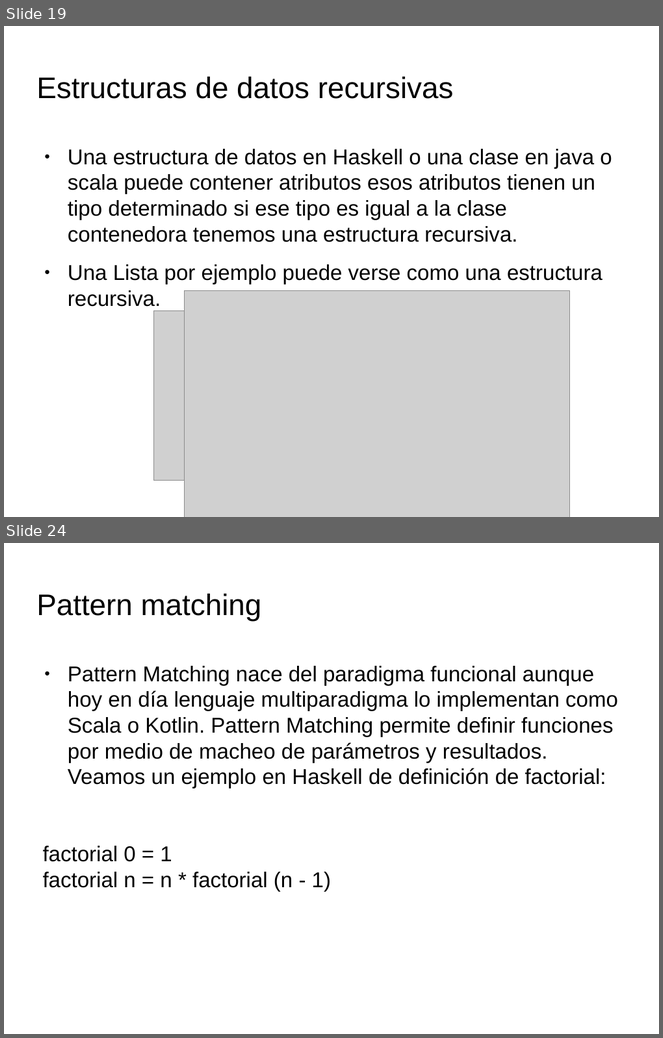
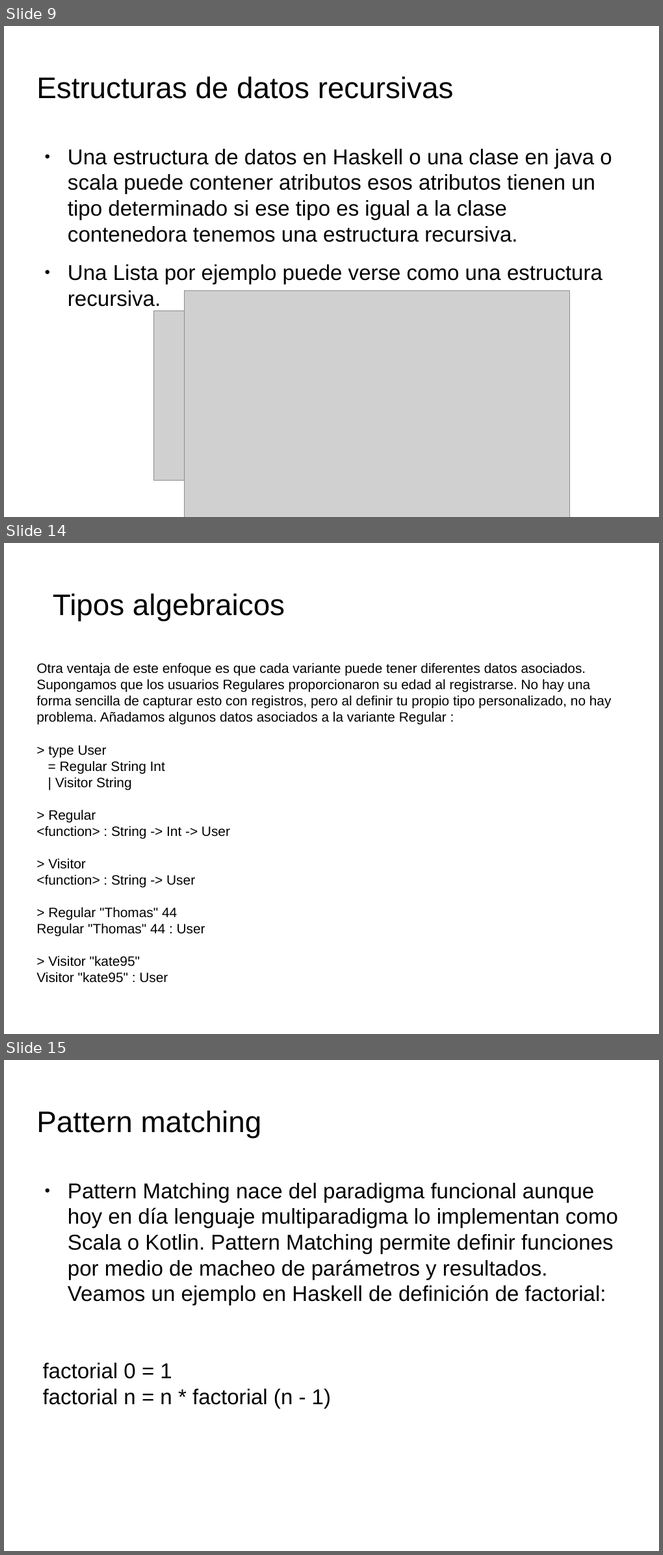
Before and after one commit to totis023/paradigmaUAP2025, a slide deck: funcional/clase3.pptx. Shown one above the other, each under a label of ours: slides 19 and 24 before the commit, slides 9, 14 and 15 after it; the slides between them are not shown. The pictures are 663x1038 and 663x1555 pixels, drawn with LibreOffice and Linux fonts; fonts in the diff are those of the drawing; grey boxes stand for pictures; background and template pictures are left out. Boxes give left, top, right and bottom in pixels: in the first picture for what was removed or moved away, otherwise in the second. Text is boxed around its words. In the diff, an @@ line names an element or a change of style, - is before the commit and + after.

```diff
--- a/funcional/clase3.pptx
+++ b/funcional/clase3.pptx
@@ slide 14 added at <box>4,543,659,1034</box>, background picture (left out) @@
@@ text added at <box>53,593,285,621</box>, 32.7 pt, text #000000 @@
+Tipos algebraicos
@@ text added at <box>36,663,612,983</box>, 14.9 pt, text #000000 @@
+Otra ventaja de este enfoque es que cada variante puede tener diferentes datos asociados. Supongamos que los usuarios Regulares proporcionaron su edad al registrarse. No hay una forma sencilla de capturar esto con registros, pero al definir tu propio tipo personalizado, no hay problema. Añadamos algunos datos asociados a la variante Regular :
+> type User
+= Regular String Int
+| Visitor String
+> Regular
+<function> : String -> Int -> User
+> Visitor
+<function> : String -> User
+> Regular "Thomas" 44
+Regular "Thomas" 44 : User
+> Visitor "kate95"
+Visitor "kate95" : User
@@ what was slide 19 is now slide 9 @@
@@ what was slide 24 is now slide 15 @@
```
Also in this commit, not shown: 2 slides changed, 7 other slides added, 21 slides removed, 1 other file.
